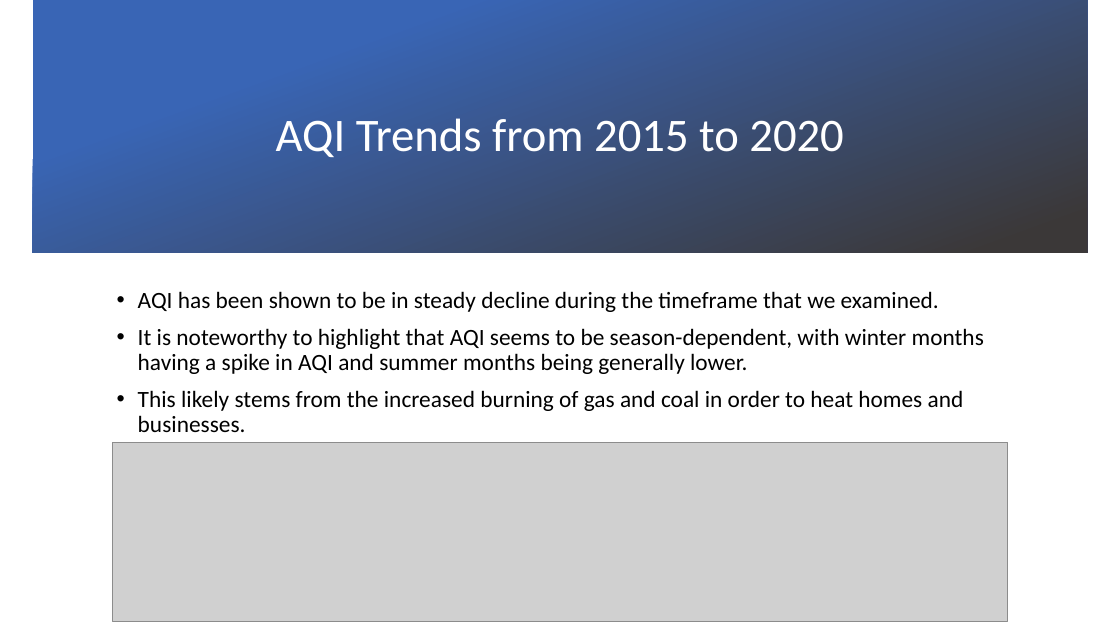
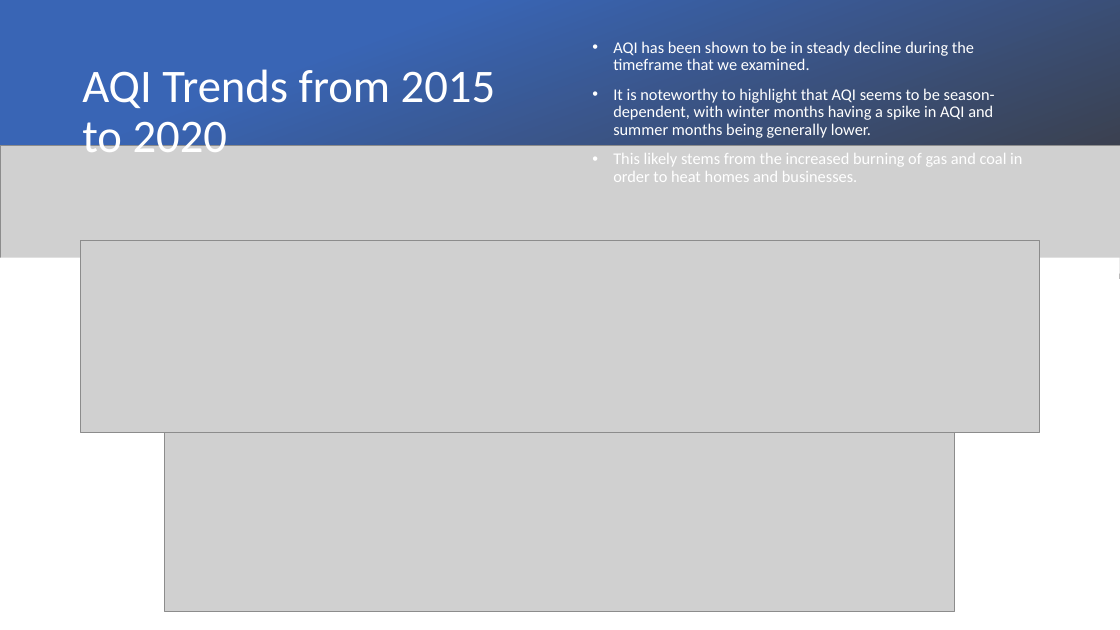
Before and after one commit to gonzaloreusch/Air-Quality, a slide deck: slide 3 of AQI_Presentation.pptx (slide 5 before the commit). Drawn at 1120x630 pixels with LibreOffice and Linux fonts; fonts in the diff are those of the drawing; grey boxes stand for pictures; background and template pictures are left out. Boxes give left, top, right and bottom in pixels: in the first picture for what was removed or moved away, otherwise in the second. Text is boxed around its words. In the diff, an @@ line names an element or a change of style, - is before the commit and + after.

```diff
--- a/AQI_Presentation.pptx
+++ b/AQI_Presentation.pptx
@@ rectangle: place and size @@
-rectangle at <box>33,0,1088,253</box>
+rectangle at <box>0,0,1120,279</box>
@@ title "AQI Trends from 2015 to ...": place and size @@
-title "AQI Trends from 2015 to ..." at <box>276,118,843,157</box>
+title "AQI Trends from 2015 to ..." at <box>82,69,495,164</box>
@@ title "AQI Trends from 2015 to ..." at <box>82,69,495,164</box>: alignment centre to left @@
@@ text "AQI has been shown to ...": place and size @@
-text "AQI has been shown to ..." at <box>138,291,984,432</box>
+text "AQI has been shown to ..." at <box>613,41,1022,182</box>
@@ text "AQI has been shown to ..." at <box>613,41,1022,182</box>: size 20 to 14 pt, text colour #000000 to #FFFFFF; vertical alignment top to middle @@
@@ picture added at <box>0,145,1120,273</box> @@
@@ rectangle added at <box>0,258,1120,630</box>, fill #FFFFFF @@
@@ picture: place and size @@
-picture at <box>112,442,1007,621</box>
+picture at <box>80,240,1039,432</box>
@@ picture added at <box>165,432,954,612</box> @@
```
Also in this commit, not shown: 1 other slide changed, 1 slide added, 1 slide removed.
